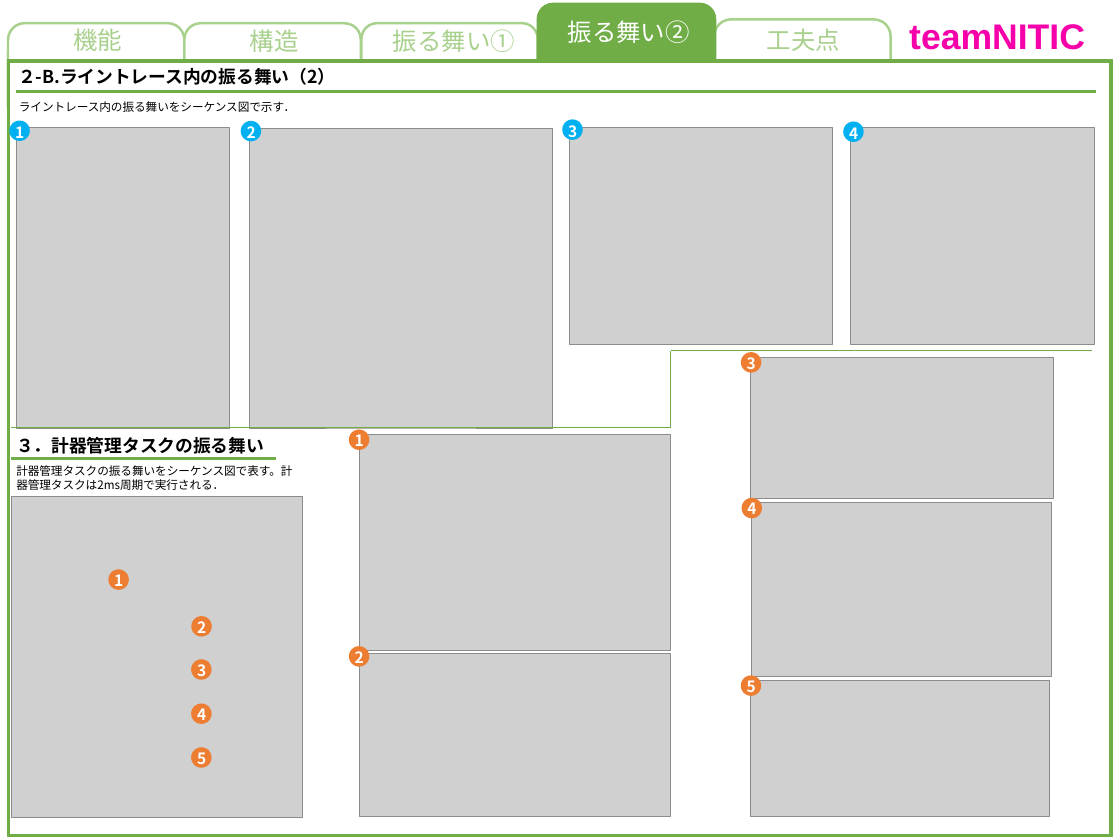
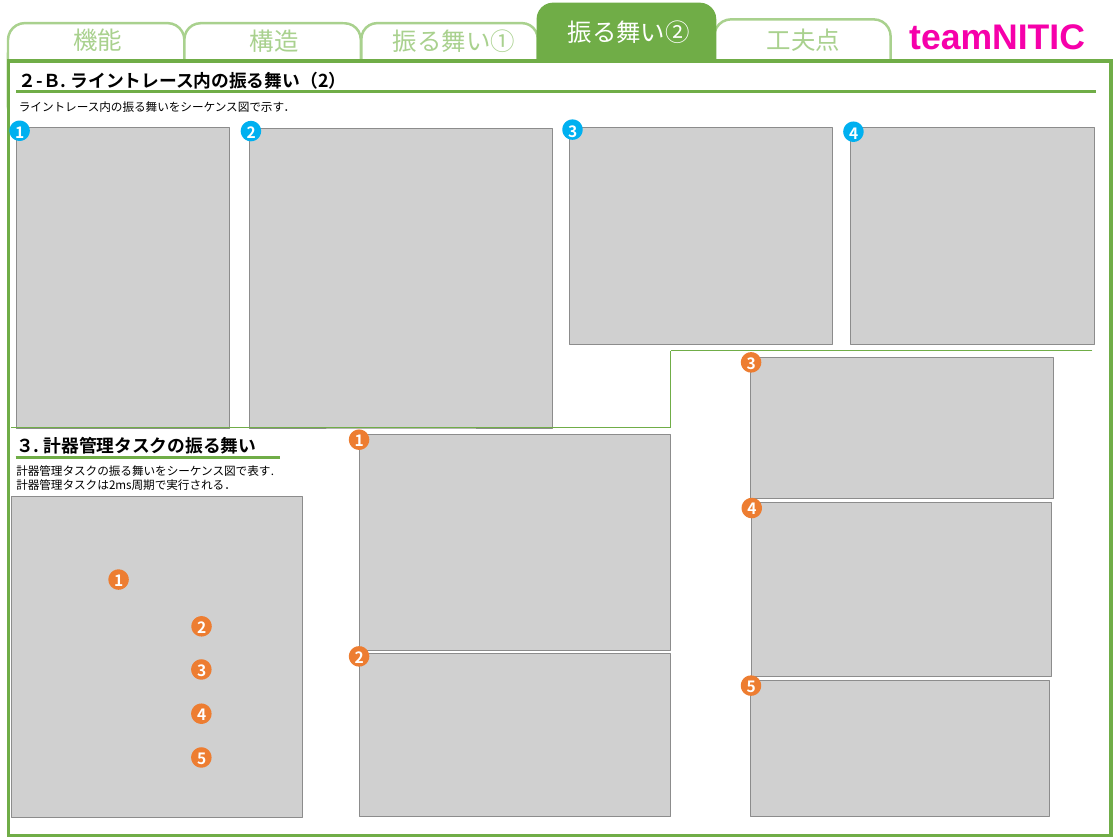
Before and after one commit to akita-lab-2019/model, a slide deck: slide 5 of PowerPoint/提出用.pptx. Drawn at 1120x840 pixels with LibreOffice and Linux fonts; fonts in the diff are those of the drawing; grey boxes stand for pictures. Boxes give left, top, right and bottom in pixels: in the first picture for what was removed or moved away, otherwise in the second. Text is boxed around its words. In the diff, an @@ line names an element or a change of style, - is before the commit and + after.

```diff
--- a/PowerPoint/提出用.pptx
+++ b/PowerPoint/提出用.pptx
@@ text at <box>19,72,347,93</box>: text changed @@
-２-B.ライントレース内の振る舞い（2）
+２-Ｂ. ライントレース内の振る舞い（2）
@@ text at <box>16,437,257,457</box>: text changed @@
-３．計器管理タスクの振る舞い
+３. 計器管理タスクの振る舞い
@@ text at <box>16,465,274,490</box>: text changed @@
-計器管理タスクの振る舞いをシーケンス図で表す。計器管理タスクは2ms周期で実行される．
+計器管理タスクの振る舞いをシーケンス図で表す.
+計器管理タスクは2ms周期で実行される．
@@ line moved from (11, 458) - (276, 458) to (16, 458) - (280, 458) @@
```
Also in this commit, not shown: 4 other slides changed.
